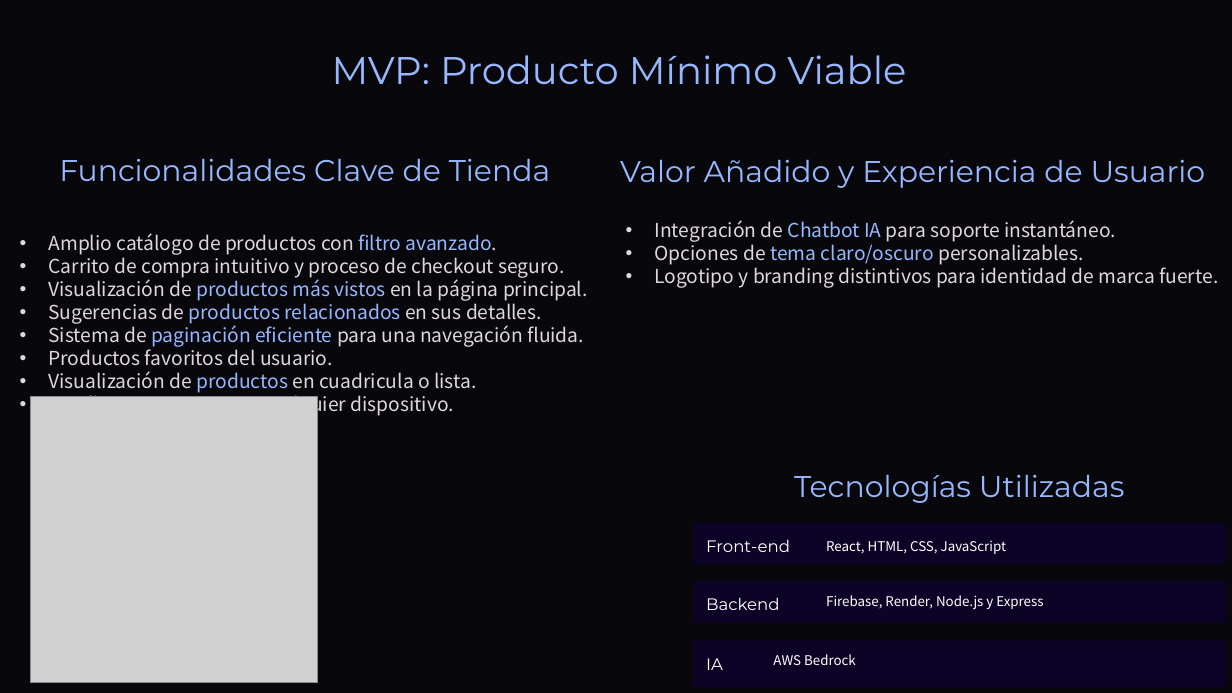
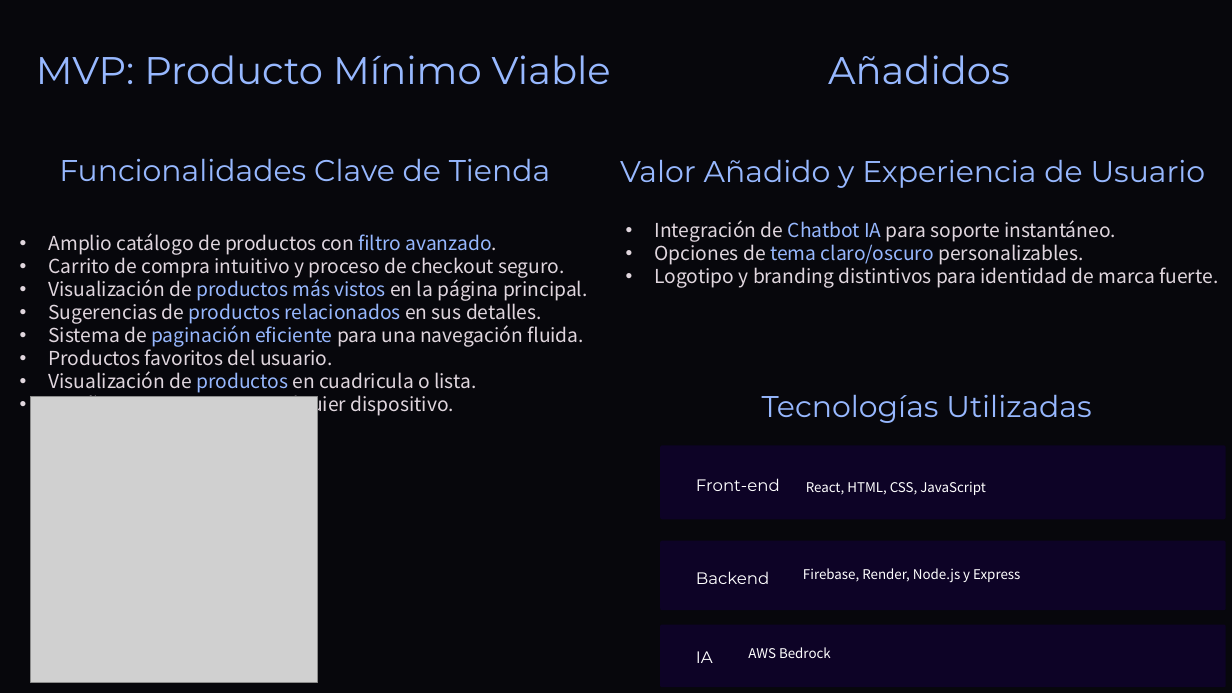
Before and after one commit to DavidCorredorMiguel/proyectogrupo2, a slide deck: slide 9 of Tech-and-Learn-Innovacion-y-Aprendizaje-en-E-commerce (1).pptx. Drawn at 1232x693 pixels with LibreOffice and Linux fonts; fonts in the diff are those of the drawing; grey boxes stand for pictures; background and template pictures are left out. Boxes give left, top, right and bottom in pixels: in the first picture for what was removed or moved away, otherwise in the second. Text is boxed around its words. In the diff, an @@ line names an element or a change of style, - is before the commit and + after.

Commit message:
Presentacion

```diff
--- a/Tech-and-Learn-Innovacion-y-Aprendizaje-en-E-commerce (1).pptx
+++ b/Tech-and-Learn-Innovacion-y-Aprendizaje-en-E-commerce (1).pptx
@@ text "MVP: Producto Mínimo Viable": place and size @@
-text "MVP: Producto Mínimo Viable" at box(332, 55, 906, 85)
+text "MVP: Producto Mínimo Viable" at box(36, 55, 611, 85)
@@ text added at box(828, 55, 1010, 85), 36 pt, text #97B8FF @@
+Añadidos
@@ text "Tecnologías Utilizadas": place and size @@
-text "Tecnologías Utilizadas" at box(794, 474, 1124, 503)
+text "Tecnologías Utilizadas" at box(762, 394, 1091, 423)
@@ rounded rectangle: place and size @@
-rounded rectangle at box(693, 523, 1226, 564)
+rounded rectangle at box(660, 445, 1225, 519)
@@ text "Front-end": place and size @@
-text "Front-end" at box(706, 539, 790, 552)
+text "Front-end" at box(696, 478, 780, 491)
@@ text "React, HTML, CSS, JavaScript": place and size @@
-text "React, HTML, CSS, JavaScript" at box(826, 540, 1006, 554)
+text "React, HTML, CSS, JavaScript" at box(806, 481, 985, 495)
@@ rounded rectangle: place and size @@
-rounded rectangle at box(693, 581, 1226, 622)
+rounded rectangle at box(660, 541, 1225, 610)
@@ text "Backend": place and size @@
-text "Backend" at box(706, 597, 780, 610)
+text "Backend" at box(696, 571, 770, 584)
@@ text "Firebase, Render, Node.js y Express": place and size @@
-text "Firebase, Render, Node.js y Express" at box(826, 595, 1043, 609)
+text "Firebase, Render, Node.js y Express" at box(803, 568, 1020, 583)
@@ rounded rectangle: place and size @@
-rounded rectangle at box(693, 641, 1226, 688)
+rounded rectangle at box(660, 624, 1225, 687)
@@ text "IA": place and size @@
-text "IA" at box(706, 658, 723, 670)
+text "IA" at box(696, 651, 713, 663)
@@ text "AWS Bedrock": place and size @@
-text "AWS Bedrock" at box(773, 654, 856, 665)
+text "AWS Bedrock" at box(748, 647, 831, 658)
```
Also in this commit, not shown: 6 other slides changed, 1 slide removed, 1 other file.
